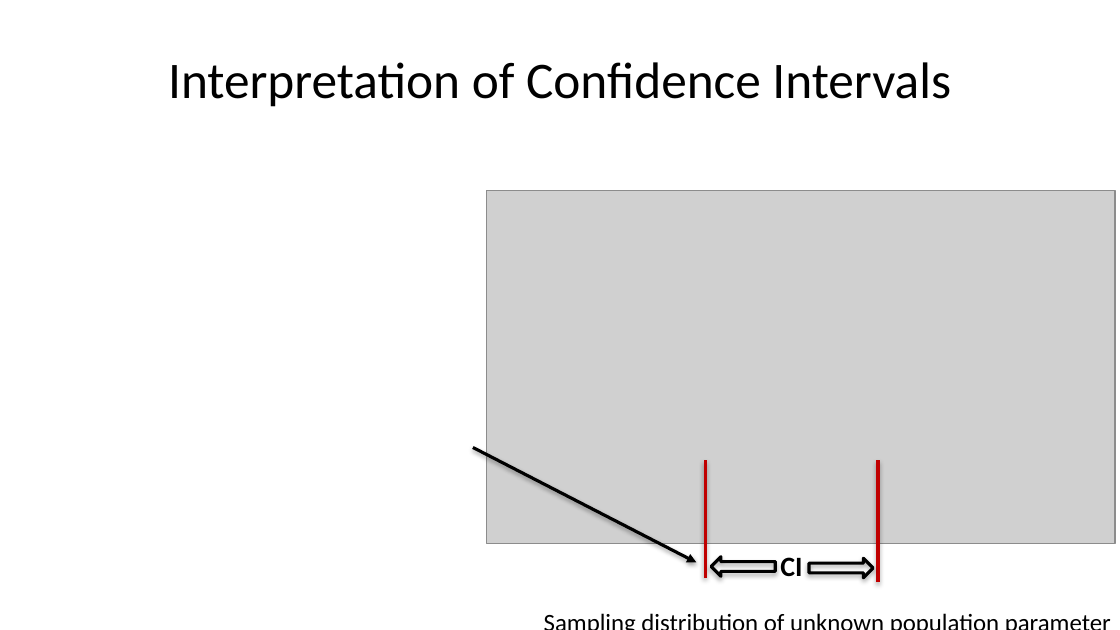
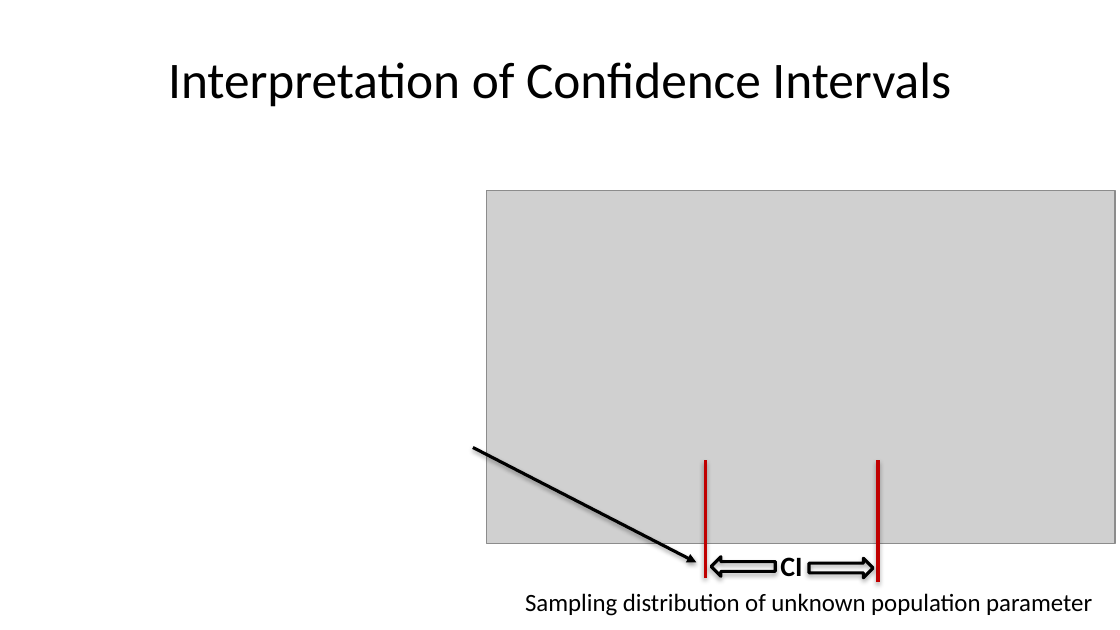
Before and after one commit to StephenElston/CSCI-E-83, a slide deck: slide 11 of LectureSlides/06a_WhyInferenceIsImportant.pptx. Drawn at 1120x630 pixels with LibreOffice and Linux fonts; fonts in the diff are those of the drawing; grey boxes stand for pictures. Boxes give left, top, right and bottom in pixels: in the first picture for what was removed or moved away, otherwise in the second. Text is boxed around its words. In the diff, an @@ line names an element or a change of style, - is before the commit and + after.

```diff
--- a/LectureSlides/06a_WhyInferenceIsImportant.pptx
+++ b/LectureSlides/06a_WhyInferenceIsImportant.pptx
@@ text "Sampling distribution of unknown population ..." rewrapped from <box>516,601,1120,630</box> to <box>525,593,1092,616</box> @@
```
Also in this commit, not shown: 3 other slides changed, 1 other file.
